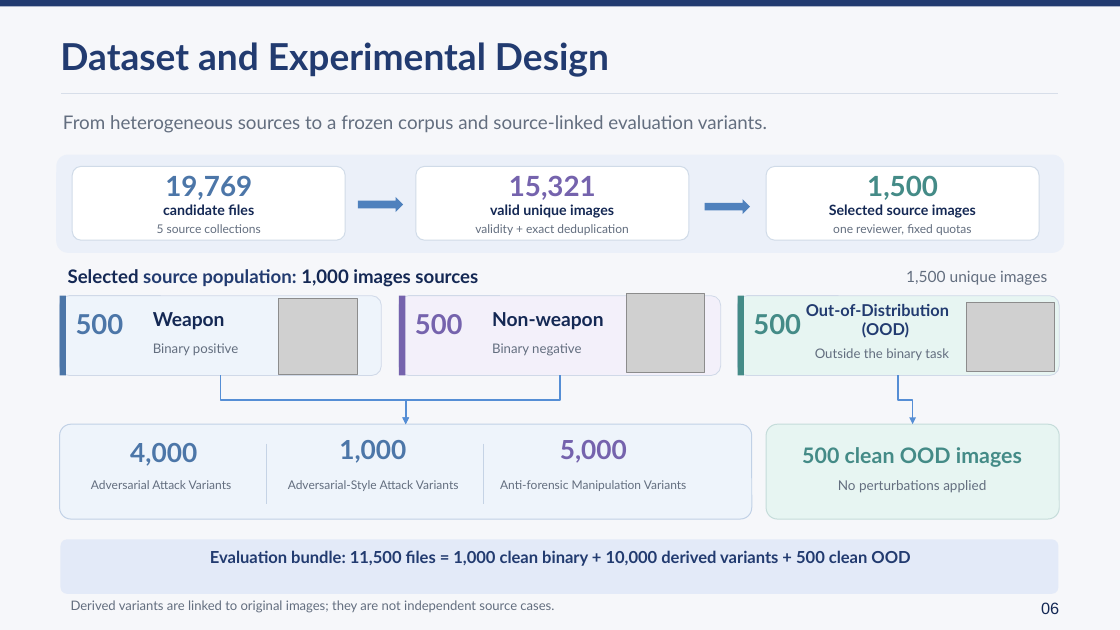
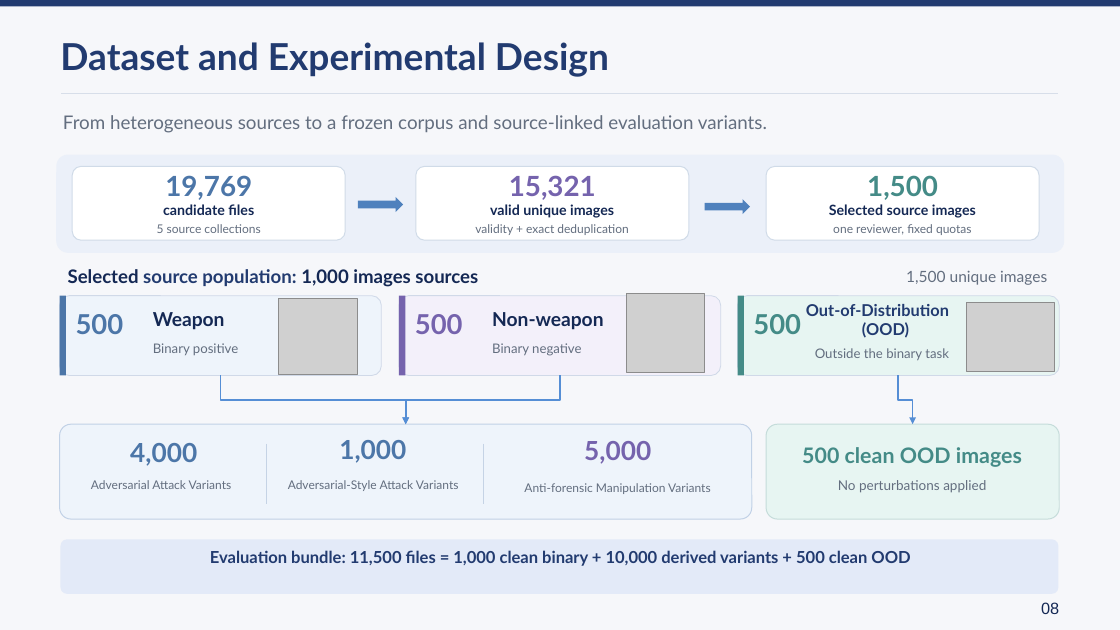
Before and after one commit to lmolinario/Molinario_Thesis_Defense_2026, a slide deck: slide 8 of Molinario_Thesis_Defense_2026.pptx. Drawn at 1120x630 pixels with LibreOffice and Linux fonts; fonts in the diff are those of the drawing; grey boxes stand for pictures. Boxes give left, top, right and bottom in pixels: in the first picture for what was removed or moved away, otherwise in the second. Text is boxed around its words. In the diff, an @@ line names an element or a change of style, - is before the commit and + after.

```diff
--- a/Molinario_Thesis_Defense_2026.pptx
+++ b/Molinario_Thesis_Defense_2026.pptx
@@ text "5,000": place and size @@
-text "5,000" at [560,440,627,463]
+text "5,000" at [584,441,651,464]
@@ text "Anti-forensic Manipulation Variants": place and size @@
-text "Anti-forensic Manipulation Variants" at [500,480,687,491]
+text "Anti-forensic Manipulation Variants" at [524,483,711,494]
@@ text removed at [71,600,554,613] @@
-Derived variants are linked to original images; they are not independent source cases.
@@ text at [1041,602,1059,614]: text changed @@
-06
+08
```
Also in this commit, not shown: 10 other slides changed.
